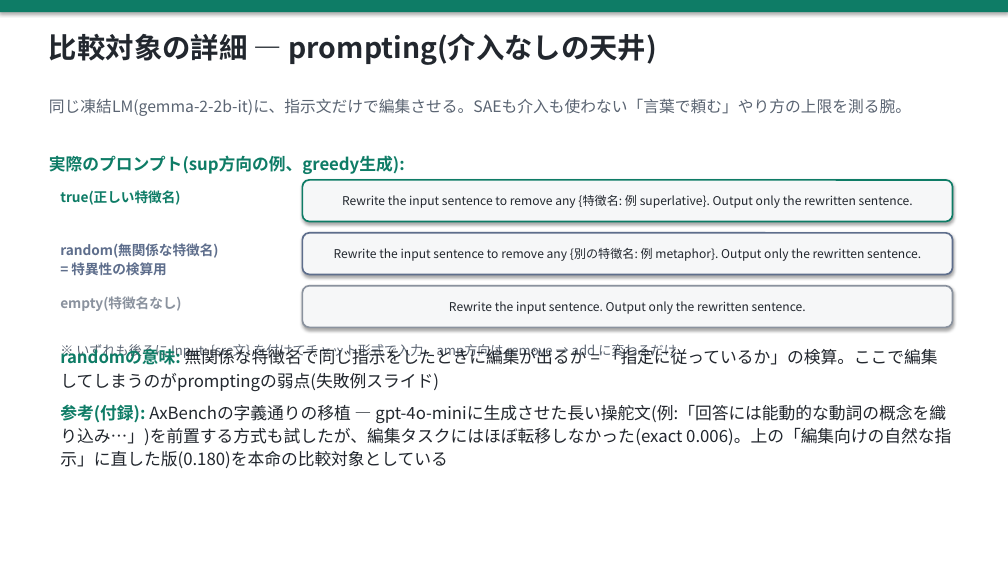
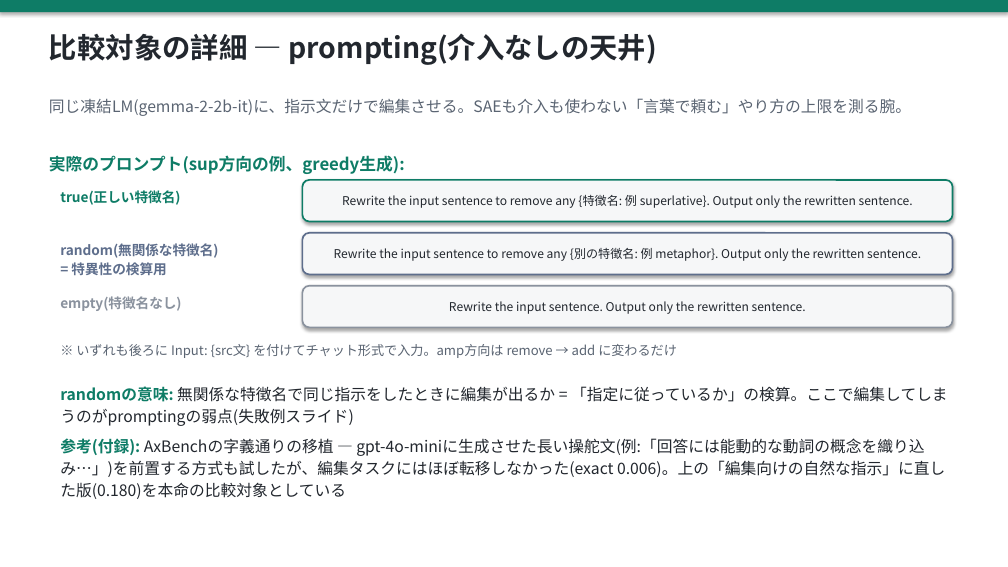
Before and after one commit to yohei-kobashi/SAE-LEWIS, a slide deck: slide 14 of slides/20260722_progress.pptx. Drawn at 1008x567 pixels with LibreOffice and Linux fonts; fonts in the diff are those of the drawing. Boxes give left, top, right and bottom in pixels: in the first picture for what was removed or moved away, otherwise in the second. Text is boxed around its words. In the diff, an @@ line names an element or a change of style, - is before the commit and + after.

Commit message:
prompting詳細スライド: 分割枠の下の箇条書き位置を5.0に下げ重なり解消(文字も15ptに)

```diff
--- a/slides/20260722_progress.pptx
+++ b/slides/20260722_progress.pptx
@@ text "randomの意味: 無関係な特徴名で同じ指示をしたときに編集が出るか = 「指定に従っているか」の検算。ここで編集して ...": place and size @@
-text "randomの意味: 無関係な特徴名で同じ指示をしたときに編集が出るか = 「指定に従っているか」の検算。ここで編集して ..." at bbox=[60, 346, 951, 468]
+text "randomの意味: 無関係な特徴名で同じ指示をしたときに編集が出るか = 「指定に従っているか」の検算。ここで編集して ..." at bbox=[60, 386, 948, 499]
@@ text "randomの意味: 無関係な特徴名で同じ指示をしたときに編集が出るか = 「指定に従っているか」の検算。ここで編集して ..." at bbox=[60, 386, 948, 499]: size 16 to 15 pt @@
```
